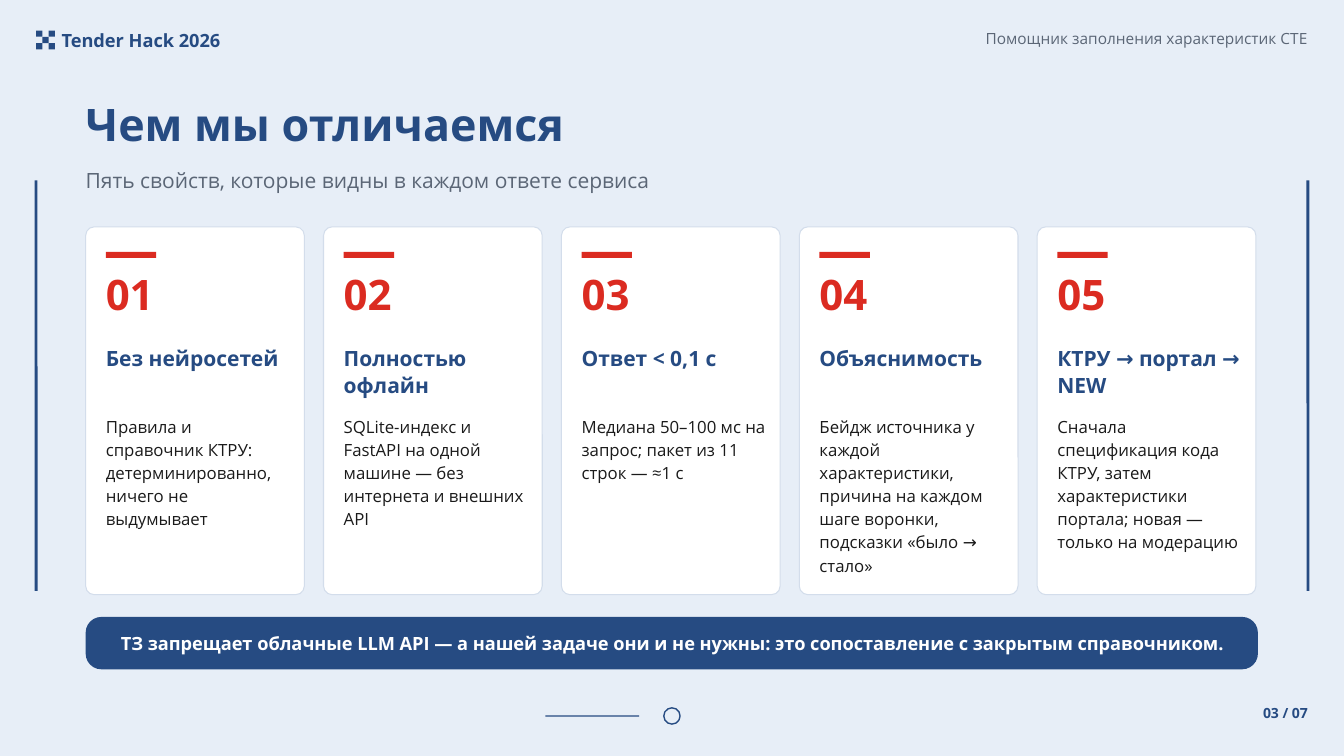
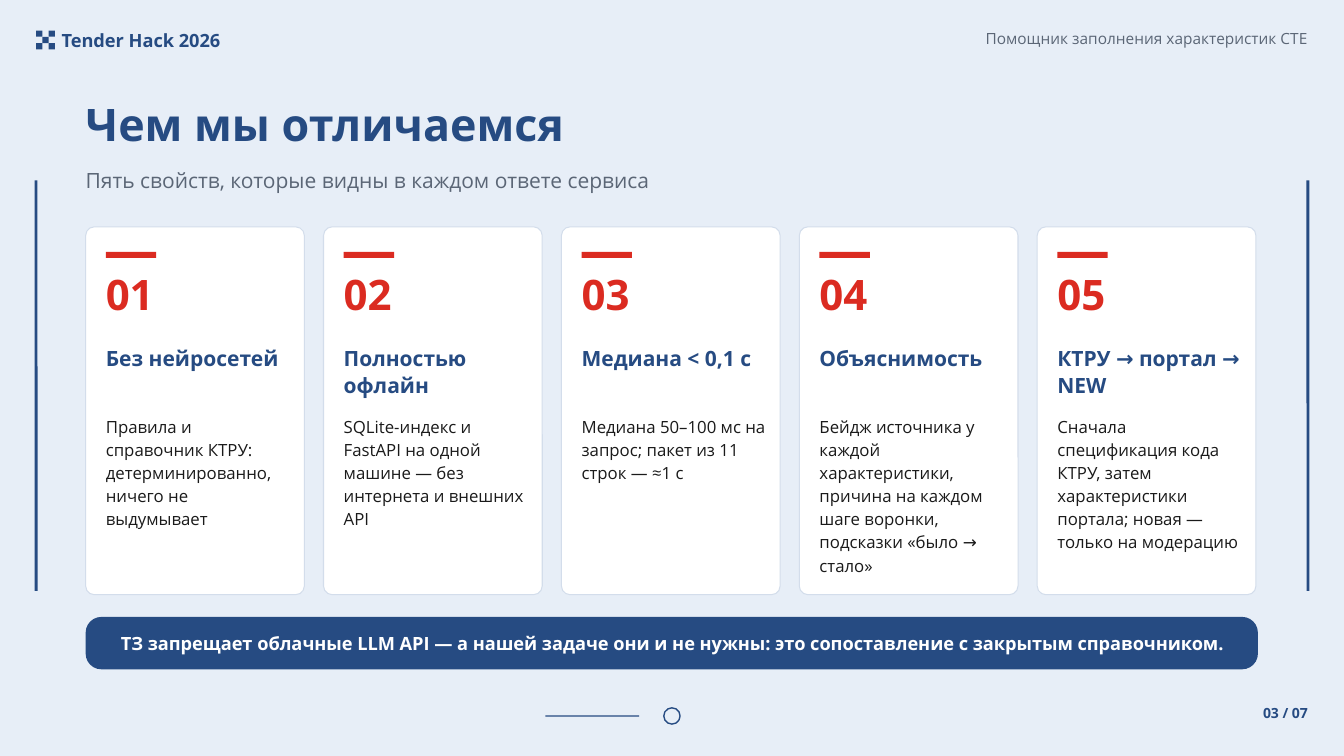
Before and after one commit to Telman3000/Tender-Hack-2026-based-on-bots-, a slide deck: slide 3 of docs/presentation_final.pptx. Drawn at 1344x756 pixels with LibreOffice and Linux fonts; fonts in the diff are those of the drawing. Boxes give left, top, right and bottom in pixels: in the first picture for what was removed or moved away, otherwise in the second. Text is boxed around its words. In the diff, an @@ line names an element or a change of style, - is before the commit and + after.

Commit message:
docs: final deck says 'медиана < 0,1 с'; demo script matches UI (FU19 no было→стало, TO42 '27 м → 27000 мм')

```diff
--- a/docs/presentation_final.pptx
+++ b/docs/presentation_final.pptx
@@ text at [582,350,751,370]: text changed @@
-Ответ < 0,1 с
+Медиана < 0,1 с
```
Also in this commit, not shown: 1 other slide changed, 4 other files.
